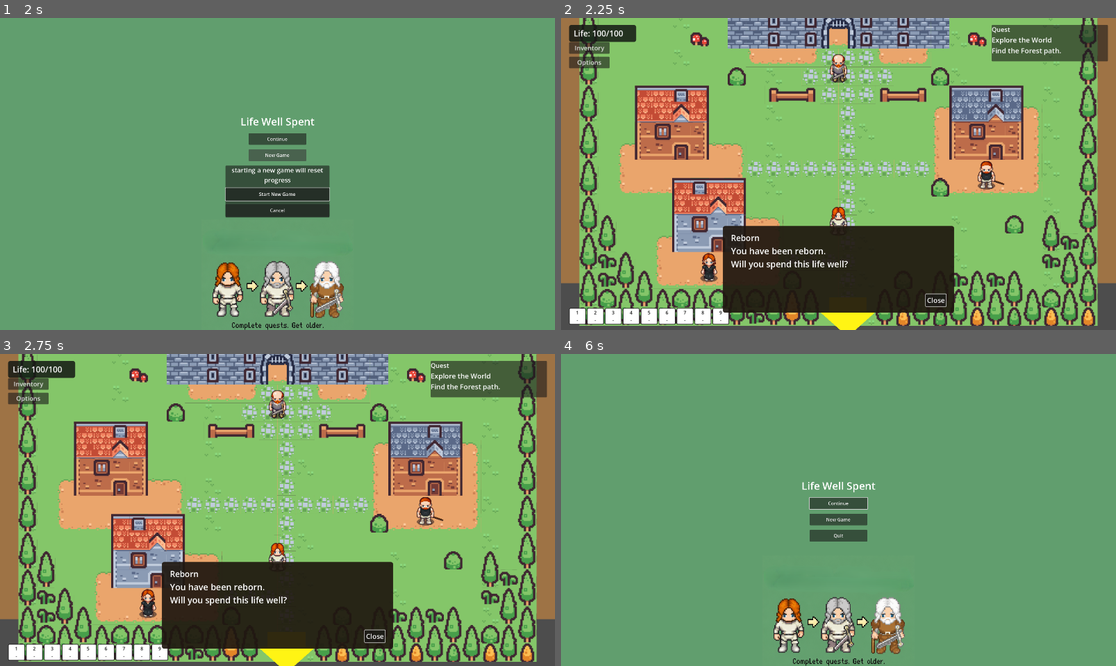
Above: before the commit, frames 1-4 (two rows, left to right).
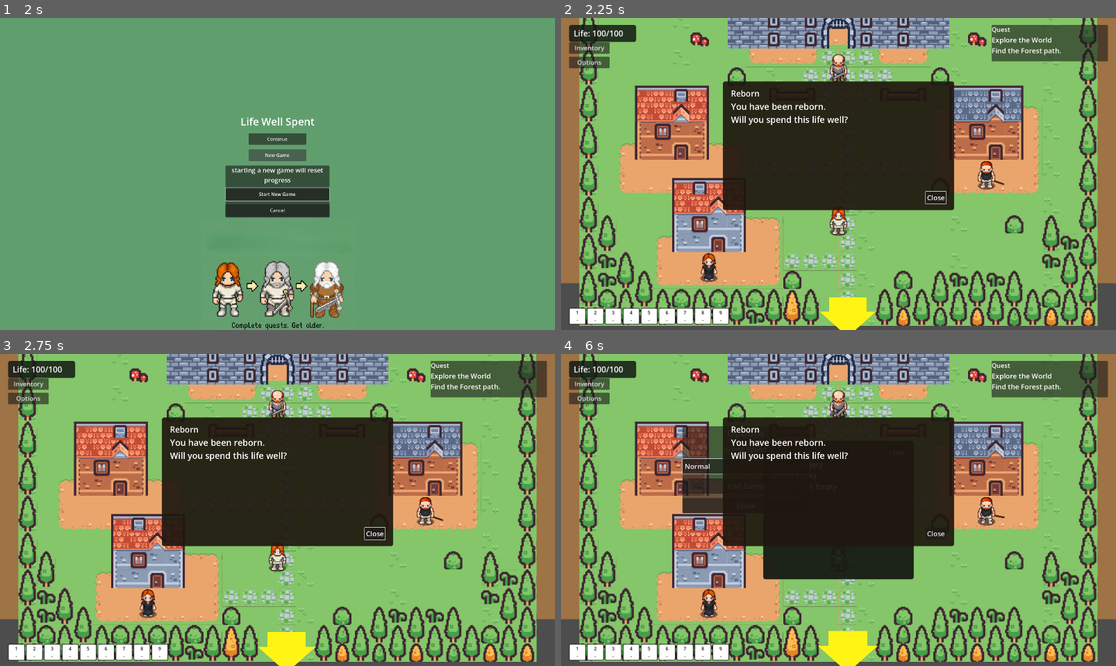
Above: after the commit, the same moments.

Repository: rajahafify/life-well-spent
Game: Godot game, scene res://scenes/main_menu.tscn
The game is run twice, just before and just after one commit, with the same random seed, the same clock (stepped at 60 frames per second) and the same inputs.
Inputs:
- Up to frame 1 (2 s): click "New Game" at 0.5 s; click "New Game" at 1.25 s
- Up to frame 2 (2.25 s): click "Start New Game" at 2 s
- Up to frame 3 (2.75 s): no input
- Up to frame 4 (6 s): click "Inventory" at 2.75 s; click "Options" at 3.5 s; click "Normal" at 4.25 s; click "Normal" at 5 s; click "End Game" at 5.75 s

Frame 1 is identical in both runs. In frame 2, 29% of the frame differs, in the area x 29-71%, y 20-95%; in frame 3, 29%; in frame 4, 99%, in the area x 0-100%, y 0-100%.

Commit message:
Polish responsive menu and dialog layout

Diff:
--- a/scripts/controllers/main_menu_controller.gd
+++ b/scripts/controllers/main_menu_controller.gd
@@ -19,6 +19,8 @@
 @onready var _confirm_new_game_btn: Button = $CenterContainer/UI/NewGameConfirmPanel/VBox/ConfirmButton
 @onready var _cancel_new_game_btn: Button = $CenterContainer/UI/NewGameConfirmPanel/VBox/CancelButton
 @onready var _quit_btn: Button = $CenterContainer/UI/QuitButton
+@onready var _icon_container: CenterContainer = $IconContainer
+@onready var _aging_image: TextureRect = $IconContainer/AgingImage
 
 
 # ── Bootstrap ──────────────────────────────────────────────────────────
@@ -33,6 +35,7 @@
 	_title.add_theme_font_size_override("font_size", 36)
 	$CenterContainer/UI.add_theme_constant_override("separation", 16)
 	_confirm_panel.visible = false
+	_apply_responsive_layout()
 
 	_continue_btn.pressed.connect(_on_continue_pressed)
 	_new_game_btn.pressed.connect(_on_new_game_pressed)
@@ -40,6 +43,29 @@
 	_cancel_new_game_btn.pressed.connect(_on_cancel_new_game_pressed)
 	_quit_btn.pressed.connect(_on_quit_pressed)
 	_grab_selected_menu_focus()
+
+
+func apply_layout_for_viewport(viewport_size: Vector2) -> void:
+	if viewport_size.y <= 760.0:
+		_aging_image.custom_minimum_size = Vector2(380, 285)
+		_icon_container.anchor_top = 0.72
+		_icon_container.offset_top = 0.0
+		_icon_container.offset_bottom = 0.0
+	else:
+		_aging_image.custom_minimum_size = Vector2(560, 420)
+		_icon_container.anchor_top = 0.68
+		_icon_container.offset_top = 0.0
+		_icon_container.offset_bottom = 0.0
+
+
+func _apply_responsive_layout() -> void:
+	var viewport_size := Vector2(
+		ProjectSettings.get_setting("display/window/size/viewport_width", 1280),
+		ProjectSettings.get_setting("display/window/size/viewport_height", 720)
+	)
+	if is_inside_tree():
+		viewport_size = get_viewport_rect().size
+	apply_layout_for_viewport(viewport_size)
 
 
 # ── Actions ────────────────────────────────────────────────────────────
--- a/scripts/views/town_dialog_view.gd
+++ b/scripts/views/town_dialog_view.gd
@@ -8,6 +8,7 @@
 signal close_requested
 
 var _portrait: TextureRect
+var _external_portrait: TextureRect
 var _name_label: Label
 var _body_label: Label
 var _accept_quest_button: Button
@@ -25,8 +26,13 @@
 
 
 func ensure_ready() -> void:
+	if _external_portrait == null:
+		_external_portrait = get_node_or_null("../DialogPortrait") as TextureRect
+	if _external_portrait:
+		_external_portrait.visible = false
+	_ensure_embedded_layout()
 	if _portrait == null:
-		_portrait = get_node_or_null("../DialogPortrait") as TextureRect
+		_portrait = get_node_or_null("HBox/Portrait") as TextureRect
 	if _portrait == null:
 		_portrait = get_node_or_null("VBox/Portrait") as TextureRect
 	if _name_label == null:
@@ -61,6 +67,7 @@
 	if _portrait:
 		_portrait.texture = _portrait_atlas(portrait_texture)
 		_portrait.visible = _portrait.texture != null
+	_apply_responsive_layout()
 	_update_page()
 	configure_buttons(can_offer_quest, has_active_quest)
 
@@ -105,11 +112,37 @@
 	visible = false
 	if _portrait:
 		_portrait.visible = false
+	if _external_portrait:
+		_external_portrait.visible = false
 	_play_feedback_sfx("dialog_close")
 
 
 func is_open() -> bool:
 	return visible
+
+
+func apply_layout_for_viewport(viewport_size: Vector2) -> void:
+	var margin := 24.0
+	var top_margin := 220.0
+	var panel_width: float = min(800.0, max(320.0, viewport_size.x - (margin * 2.0)))
+	var panel_height: float = min(260.0, max(200.0, viewport_size.y - top_margin - margin))
+	position = Vector2((viewport_size.x - panel_width) * 0.5, top_margin)
+	size = Vector2(panel_width, panel_height)
+	custom_minimum_size = Vector2(panel_width, panel_height)
+	if _portrait:
+		_portrait.visible = _portrait.texture != null
+	if _external_portrait:
+		_external_portrait.visible = false
+
+
+func _apply_responsive_layout() -> void:
+	var viewport_size := Vector2(
+		ProjectSettings.get_setting("display/window/size/viewport_width", 1280),
+		ProjectSettings.get_setting("display/window/size/viewport_height", 720)
+	)
+	if is_inside_tree():
+		viewport_size = get_viewport_rect().size
+	apply_layout_for_viewport(viewport_size)
 
 
 func _unhandled_input(event: InputEvent) -> void:
@@ -142,6 +175,24 @@
 	# Crop face from the standing-down LPC frame (column 1, walk-down row 10).
 	atlas.region = Rect2(80, 648, 32, 32)
 	return atlas
+
+
+func _ensure_embedded_layout() -> void:
+	var vbox := get_node_or_null("VBox") as VBoxContainer
+	if vbox == null or vbox.get_node_or_null("Portrait") != null:
+		return
+	var scene_owner := owner
+	var portrait := TextureRect.new()
+	portrait.name = "Portrait"
+	portrait.custom_minimum_size = Vector2(112, 112)
+	portrait.size_flags_horizontal = Control.SIZE_SHRINK_CENTER
+	portrait.size_flags_vertical = Control.SIZE_SHRINK_CENTER
+	portrait.expand_mode = TextureRect.EXPAND_FIT_WIDTH_PROPORTIONAL
+	portrait.stretch_mode = TextureRect.STRETCH_KEEP_ASPECT_CENTERED
+	vbox.add_child(portrait)
+	vbox.move_child(portrait, 0)
+	if scene_owner:
+		portrait.owner = scene_owner
 
 
 func _apply_text_sizes() -> void:
--- a/tests/specs/main_menu_test.gd
+++ b/tests/specs/main_menu_test.gd
@@ -88,6 +88,17 @@
 	assert_eq(Vector2(560, 420), hero.custom_minimum_size)
 	assert_true(abs(icon_container.anchor_top - 0.68) < 0.001)
 	assert_eq(1.0, icon_container.anchor_bottom)
+	root.free()
+
+
+func test_main_menu_shrinks_aging_image_on_720p_viewport() -> void:
+	var root = _scene.instantiate() as MainMenuController
+	root._ready()
+	var icon_container := root.get_node("IconContainer") as CenterContainer
+	var hero := root.get_node("IconContainer/AgingImage") as TextureRect
+	root.apply_layout_for_viewport(Vector2(1280, 720))
+	assert_eq(Vector2(380, 285), hero.custom_minimum_size)
+	assert_true(icon_container.anchor_top >= 0.72)
 	root.free()
 
 
--- a/tests/specs/town_dialog_view_test.gd
+++ b/tests/specs/town_dialog_view_test.gd
@@ -61,3 +61,30 @@
 	dialog._unhandled_input(event)
 	assert_eq([true], closed)
 	root.free()
+
+
+func test_dialog_layout_sticks_to_top_on_720p_viewport() -> void:
+	var root = _scene.instantiate()
+	var dialog := root.get_node("UI/DialogPanel") as TownDialogView
+	dialog.ensure_ready()
+	dialog.show_dialog_pages("Reborn", ["You have been reborn."], false, false)
+	dialog.apply_layout_for_viewport(Vector2(1280, 720))
+	assert_eq(220.0, dialog.position.y)
+	assert_true(dialog.position.y + dialog.size.y < 720.0)
+	root.free()
+
+
+func test_dialog_embeds_portrait_inside_panel_on_720p_viewport() -> void:
+	var root = _scene.instantiate()
+	var dialog := root.get_node("UI/DialogPanel") as TownDialogView
+	var detached_portrait := root.get_node("UI/DialogPortrait") as TextureRect
+	var image := Image.create(832, 832, false, Image.FORMAT_RGBA8)
+	var texture := ImageTexture.create_from_image(image)
+	dialog.ensure_ready()
+	dialog.show_dialog_pages("Smith", ["I used to shape steel for adventurers."], false, false, texture)
+	dialog.apply_layout_for_viewport(Vector2(1280, 720))
+	var embedded_portrait := dialog.get_node("VBox/Portrait") as TextureRect
+	assert_false(detached_portrait.visible)
+	assert_true(embedded_portrait.visible)
+	assert_eq(Vector2(112, 112), embedded_portrait.custom_minimum_size)
+	root.free()
--- a/tests/specs/town_scene_dialog_test.gd
+++ b/tests/specs/town_scene_dialog_test.gd
@@ -133,16 +133,18 @@
 	assert_eq(BoxContainer.ALIGNMENT_END, buttons.alignment)
 
 
-func test_dialog_shows_npc_portrait_from_sprite_sheet_above_box() -> void:
-	_close_start_dialog()
-	var npc: NpcController = root.get_node("Guildmaster") as NpcController
-	root.get_node("Player").global_position = npc.global_position + Vector2(40, 0)
-	npc.interacted.emit(npc)
-	var portrait: TextureRect = root.get_node("UI/DialogPortrait") as TextureRect
+func test_dialog_shows_npc_portrait_from_sprite_sheet_inside_box() -> void:
+	_close_start_dialog()
+	var npc: NpcController = root.get_node("Guildmaster") as NpcController
+	root.get_node("Player").global_position = npc.global_position + Vector2(40, 0)
+	npc.interacted.emit(npc)
+	var detached_portrait: TextureRect = root.get_node("UI/DialogPortrait") as TextureRect
+	var portrait: TextureRect = root.get_node("UI/DialogPanel/VBox/Portrait") as TextureRect
 	var dialog: PanelContainer = root.get_node("UI/DialogPanel") as PanelContainer
+	assert_false(detached_portrait.visible)
 	assert_true(portrait.visible)
 	assert_true(portrait.texture is AtlasTexture)
-	assert_true(portrait.position.y < dialog.position.y, "portrait should sit above dialog box, not inside text flow")
+	assert_true(portrait.get_parent() == dialog.get_node("VBox"), "portrait should be inside dialog text flow")
 	var atlas := (portrait.texture as AtlasTexture).atlas
 	assert_true(atlas.resource_path.ends_with("guildmaster.png"))
 	assert_eq(Rect2(80, 648, 32, 32), (portrait.texture as AtlasTexture).region)
Not shown, changed: llm-wiki/architecture/main-menu-flow.md
Not shown, changed: llm-wiki/log.md
Not shown, changed: llm-wiki/scenes/field.md
Not shown, changed: llm-wiki/scenes/town-hub.md
Not shown, changed: prototype/polish.md
